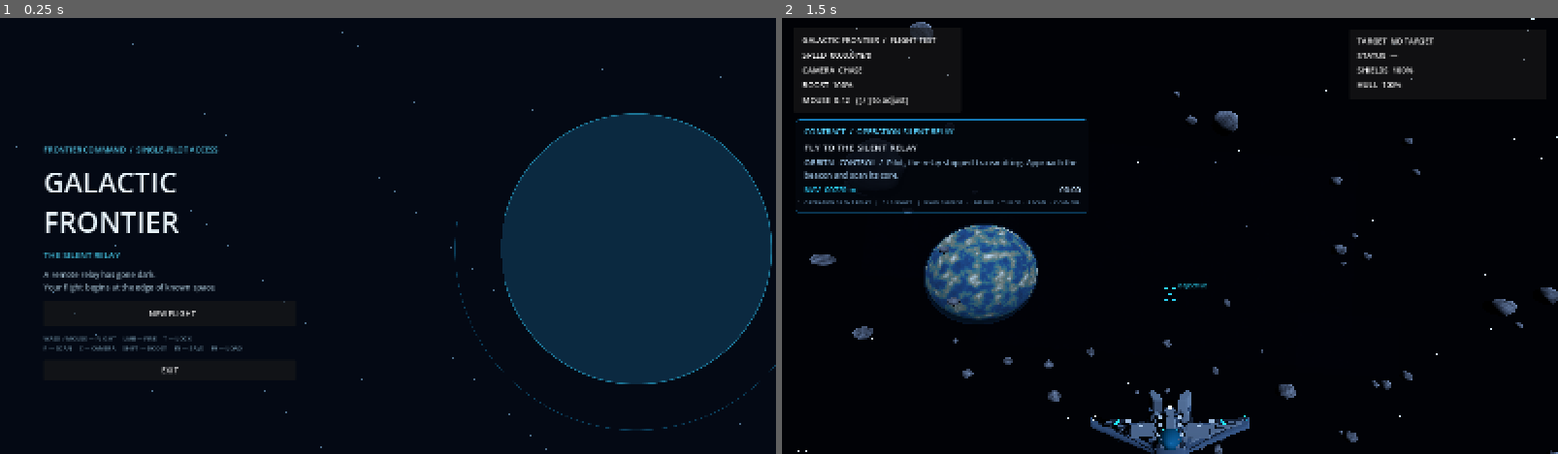
Above: before the commit, frames 1-2 (left to right).
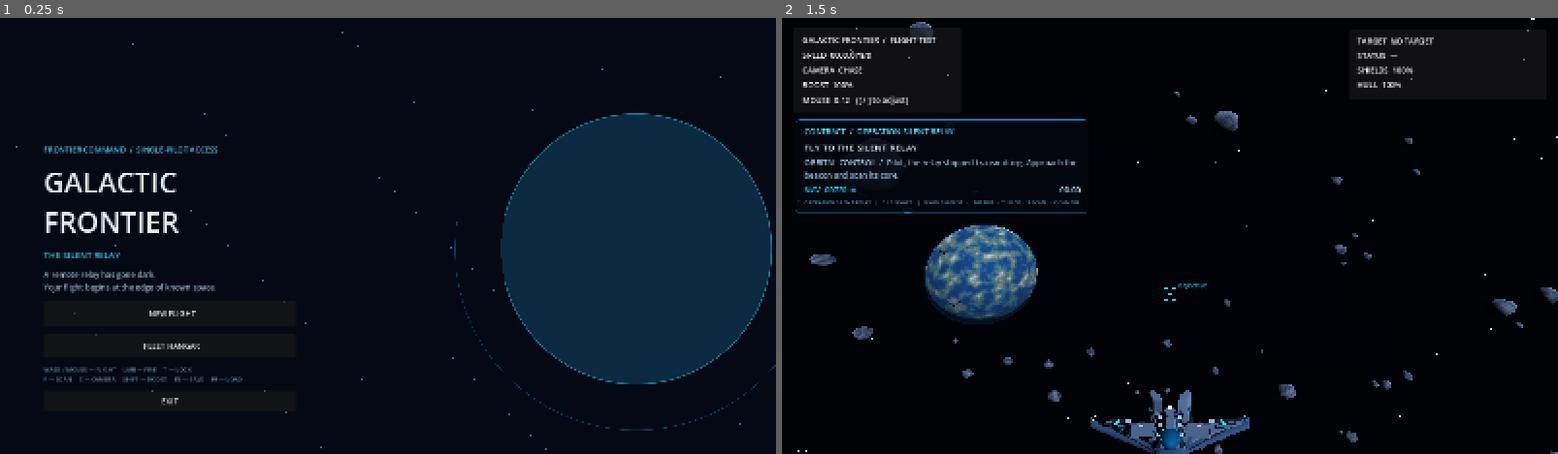
Above: after the commit, the same moments.

Repository: valdissor1990-ui/GALACTIC-FRONTIER
Game: Godot game, scene res://scenes/bootstrap/main.tscn
The game is run twice, just before and just after one commit, with the same random seed, the same clock (stepped at 60 frames per second) and the same inputs.
Inputs (mouse positions are in pixels of both pictures, inside the frame that each line leads up to):
- Up to frame 1 (0.25 s): no input
- Up to frame 2 (1.5 s): click (952, 345) at 0.5 s, where only the run after the commit has a clickable "FLEET HANGAR"; click "NEW FLIGHT" at 1.25 s

The runs differ from the first frame. In frame 1, 0.6% of the frame differs, in the area x 5-35%, y 72-89%; in frame 2, nothing differs.

Commit message:
Add fleet hangar entry to main menu

Diff:
--- a/scripts/ui/main_menu.gd
+++ b/scripts/ui/main_menu.gd
@@ -47,6 +47,11 @@
 	start.custom_minimum_size = Vector2(390, 54)
 	start.pressed.connect(_start_game)
 	layout.add_child(start)
+	var hangar := Button.new()
+	hangar.text = "  FLEET HANGAR"
+	hangar.custom_minimum_size = Vector2(390, 48)
+	hangar.pressed.connect(_open_hangar)
+	layout.add_child(hangar)
 	var save_manager := get_node_or_null("/root/GameSave")
 	var saved_game: Dictionary = save_manager.call("load_slot", "silent_relay") if save_manager != null else {"ok": false}
 	if saved_game.ok:
@@ -103,3 +108,9 @@
 		return
 	if not director.call("restore_from_save", payload):
 		push_error("Continue failed: checkpoint data was rejected.")
+
+
+func _open_hangar() -> void:
+	var error := get_tree().change_scene_to_file("res://scenes/ui/fleet_hangar.tscn")
+	if error != OK:
+		push_error("Could not open fleet hangar: %s" % error)
